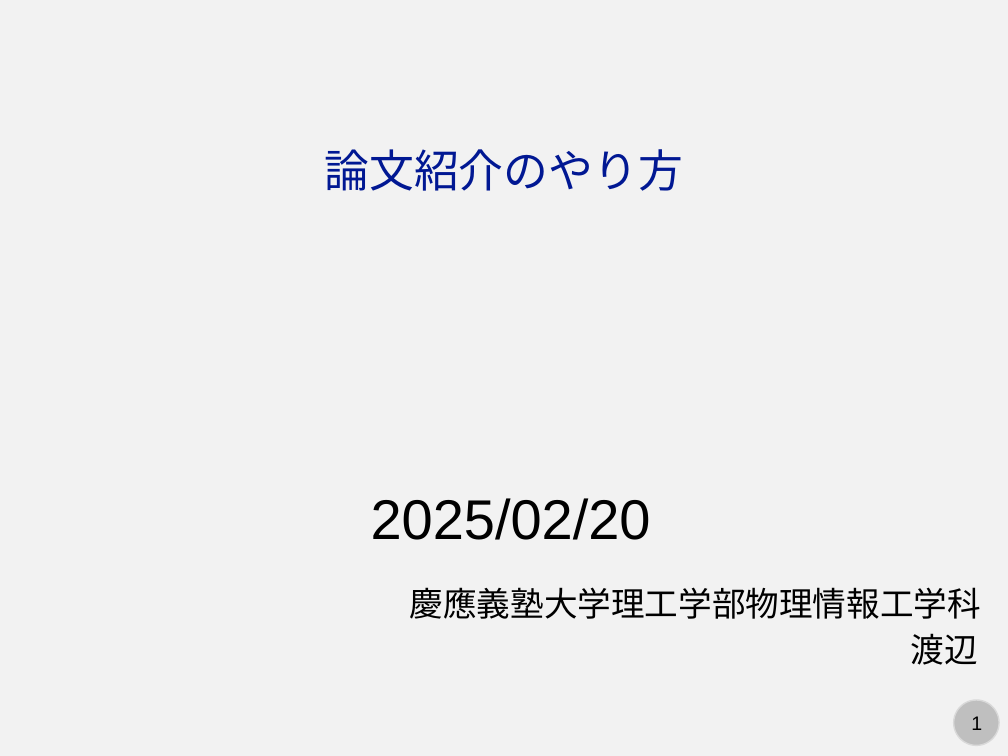
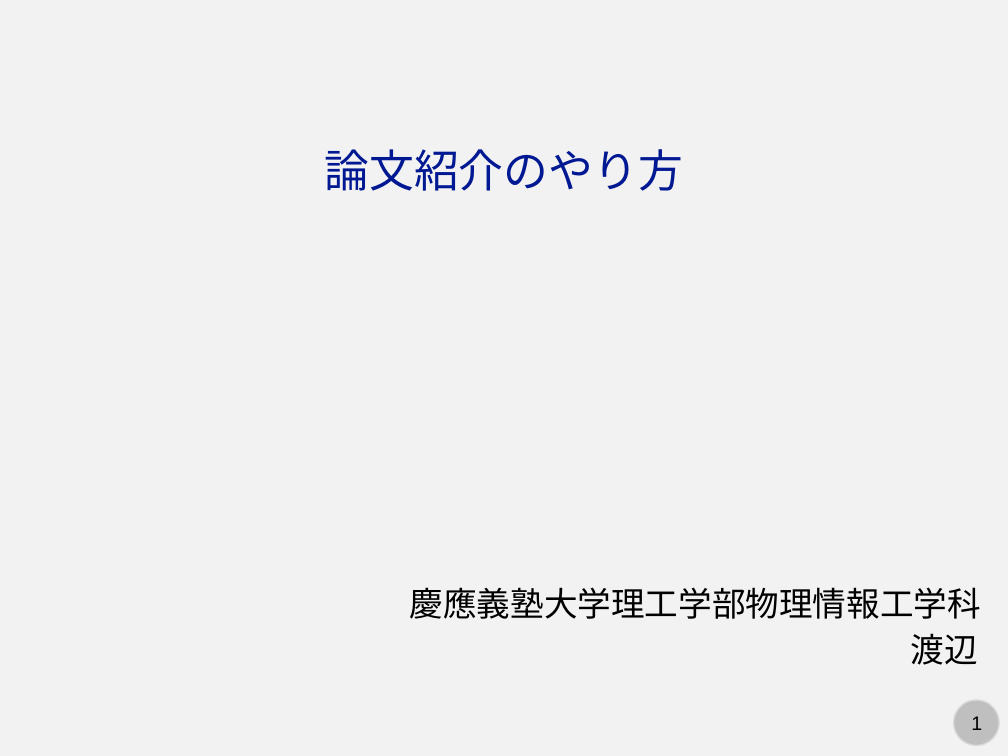
Before and after one commit to kaityo256/lab_startup, a slide deck: slide 1 of howtoreview/howtoreview.pptx. Drawn at 1008x756 pixels with LibreOffice and Linux fonts; fonts in the diff are those of the drawing. Boxes give left, top, right and bottom in pixels: in the first picture for what was removed or moved away, otherwise in the second. Text is boxed around its words. In the diff, an @@ line names an element or a change of style, - is before the commit and + after.

Commit message:
updates

```diff
--- a/howtoreview/howtoreview.pptx
+++ b/howtoreview/howtoreview.pptx
@@ text removed at (x1=371, y1=498, x2=651, y2=540) @@
-2025/02/20
```
